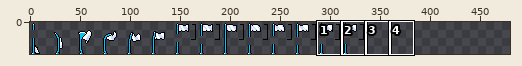
Sprite sheet -- res/image/respawn.png. The picture above shows the old version from afar; the outline marks the close-up.
Close-up. Before the edit:
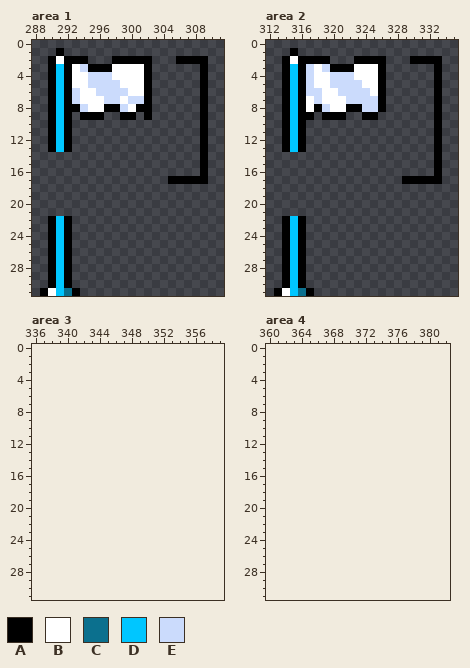
The file is 336x32 pixels. Shown: area 1: x 288..311, y 0..31; area 2: x 312..335, y 0..31; area 3: x 336..359, y 0..31; area 4: x 360..382, y 0..31. The old version is drawn lined up with the new one, on the new canvas. The commit also changed other parts of the picture, which this record leaves out.
Palette (. is transparent): A #000000  B #ffffff  C #0b708e  D #00c6ff  E #cbdbfc
Pixels before, area 1, first column x 289:
 1 ..A..................
 2 .ABAAA...AAAAA...AAAA
 3 .ADABEAAABBBBA......A
 4 .ADABBEEEBBBBA......A
 5 .ADABBEEEEBBBA......A
 6 .ADAEBBEEEEBBA......A
 7 .ADAEBBBEEBEEA......A
 8 .ADAAEBBAAEBAA......A
 9 .ADA.AAA..AA.A......A
10 .ADA................A
11 .ADA................A
12 .ADA................A
13 .ADA................A
14 ....................A
15 ....................A
16 ....................A
17 ................AAAAA
18 .....................
19 .....................
20 .....................
21 .....................
22 .ADA.................
23 .ADA.................
24 .ADA.................
25 .ADA.................
26 .ADA.................
27 .ADA.................
28 .ADA.................
29 .ADA.................
30 .ADA.................
31 ABDCA................
Pixels before, area 2, first column x 313:
 1 ..A..................
 2 .ABAAAA...AAAA...AAAA
 3 .ADAEBEAAABBBA......A
 4 .ADAEBBEEEBBBA......A
 5 .ADAEBBEEEEBBA......A
 6 .ADAEEBBEEEEBA......A
 7 .ADABEBBBEEEEA......A
 8 .ADABAEBBAAEEA......A
 9 .ADAA.AAA..AA.......A
10 .ADA................A
11 .ADA................A
12 .ADA................A
13 .ADA................A
14 ....................A
15 ....................A
16 ....................A
17 ................AAAAA
18 .....................
19 .....................
20 .....................
21 .....................
22 .ADA.................
23 .ADA.................
24 .ADA.................
25 .ADA.................
26 .ADA.................
27 .ADA.................
28 .ADA.................
29 .ADA.................
30 .ADA.................
31 ABDCA................
Once edited:
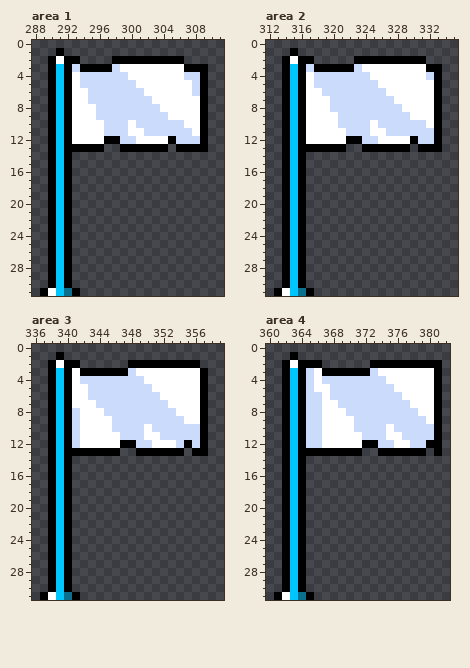
Diff:
canvas 336x32 -> 480x32
Changed rows in their new state; - is an unchanged pixel.
Area 1:
first column x 290:
 2 ----.--------AAA-...
 3 ---EA---E---BBBBBAA-
 4 ----E---EE--BBBBBEE-
 5 ----E----EE-BBBBBBE-
 6 ---B-E----EEBBBBBBE-
 7 ---B-EE--E--EBBBBBB-
 8 ---BB-EEE-EEEEBBBBB-
 9 ---BBBEEEEEEEEEBBBB-
10 ---BBBBEEEBEEEEEEBB-
11 ---BBBBEEEBBEEEEEEB-
12 ---BBBBAAEEBBBBAEEE-
13 ---AAAA--AAAAAA-AAA-
14 ADA----------------.
15 ADA----------------.
16 ADA----------------.
17 ADA------------.....
18 ADA-----------------
19 ADA-----------------
20 ADA-----------------
21 ADA-----------------
Area 2:
first column x 314:
 2 ----..-------AAA--..
 3 ----AA---E--BBBBBBA-
 4 ---BEE---EE-BBBBBBE-
 5 ---BEE----EEBBBBBBB-
 6 ---BBEE----EEBBBBBB-
 7 ----B-EE----EEBBBBB-
 8 ----BBEEEE--EEEBBBB-
 9 ---BBBBEEEEEEEEEBBB-
10 ---BBBBEEEEBEEEEEEB-
11 ---BBBBBEEEBBEEEEEE-
12 ---BBBBBAAEEBBBBAEE-
13 ---AAAAA--AAAAAA-AA-
14 ADA----------------.
15 ADA----------------.
16 ADA----------------.
17 ADA------------.....
18 ADA-----------------
19 ADA-----------------
20 ADA-----------------
21 ADA-----------------
Area 3:
first column x 337:
 1 --A------------------
 2 -ABAA------AAAAAAAAA-
 3 -ADABAAAAAAEBBBBBBBBA
 4 -ADABEEEEEEEEBBBBBBBA
 5 -ADABBEEEEEEEEBBBBBBA
 6 -ADABBEEEEEEEEEBBBBBA
 7 -ADABBBEEEEEEEEEBBBBA
 8 -ADAEBBBEEEEEEEEEBBBA
 9 -ADAEBBBBEEEEEEEEEBBA
10 -ADAEBBBBEEEEBEEEEEEA
11 -ADAEBBBBBEEEBBEEEEEA
12 -ADAEBBBBBAAEEBBBEAEA
13 -ADAAAAAAA--AAAAAA-AA
14 -ADA-----------------
15 -ADA-----------------
16 -ADA-----------------
17 -ADA-----------------
18 -ADA-----------------
19 -ADA-----------------
20 -ADA-----------------
21 -ADA-----------------
22 -ADA-----------------
23 -ADA-----------------
24 -ADA-----------------
25 -ADA-----------------
26 -ADA-----------------
27 -ADA-----------------
28 -ADA-----------------
29 -ADA-----------------
30 -ADA-----------------
31 ABDCA----------------
Area 4:
first column x 361:
 1 --A------------------
 2 -ABAAA------AAAAAAAAA
 3 -ADAEBAAAAAAEBBBBBBBA
 4 -ADAEBEEEEEEEEBBBBBBA
 5 -ADAEBBEEEEEEEEBBBBBA
 6 -ADAEEBEEEEEEEEEBBBBA
 7 -ADAEEBBEEEEEEEEEBBBA
 8 -ADAEEBBBEEEEEEEEEBBA
 9 -ADAEEBBBBEEEEEEEEEBA
10 -ADAEEBBBBEEEEBEEEEEA
11 -ADAEEBBBBBEEEBBEEEEA
12 -ADAEEBBBBBAAEEBBEEAA
13 -ADAAAAAAAA--AAAAAA-A
14 -ADA-----------------
15 -ADA-----------------
16 -ADA-----------------
17 -ADA-----------------
18 -ADA-----------------
19 -ADA-----------------
20 -ADA-----------------
21 -ADA-----------------
22 -ADA-----------------
23 -ADA-----------------
24 -ADA-----------------
25 -ADA-----------------
26 -ADA-----------------
27 -ADA-----------------
28 -ADA-----------------
29 -ADA-----------------
30 -ADA-----------------
31 ABDCA----------------
